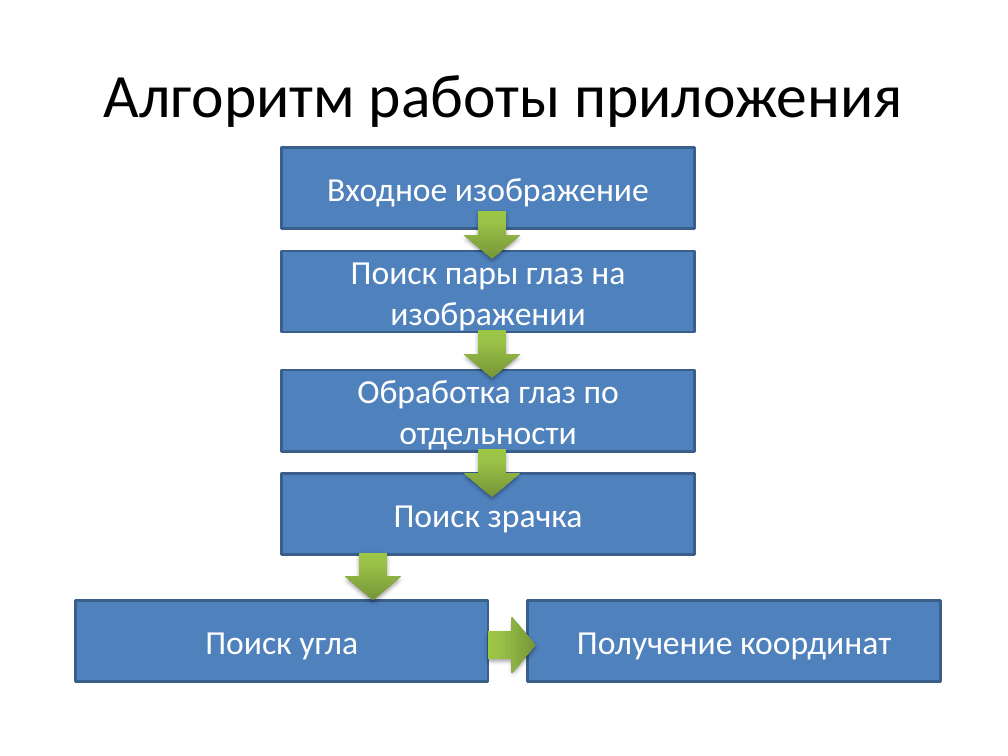
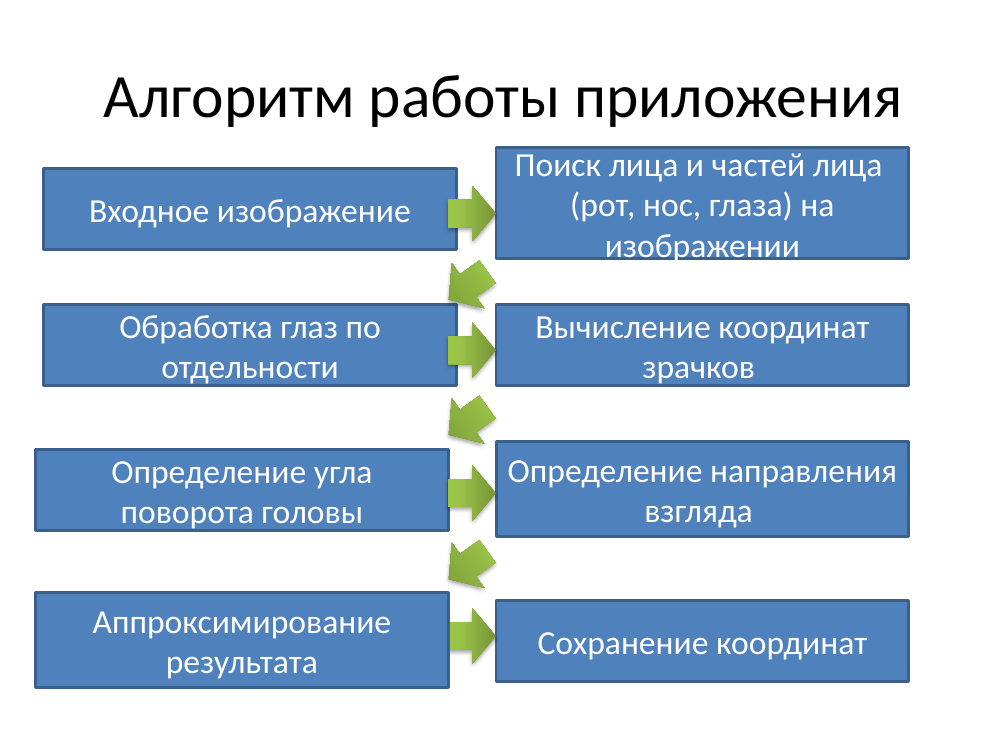
Before and after one commit to takentui/EyeWindowsController, a slide deck: slide 7 of Система альтернативного управления ПК.pptx. Drawn at 1008x756 pixels with LibreOffice and Linux fonts; fonts in the diff are those of the drawing. Boxes give left, top, right and bottom in pixels: in the first picture for what was removed or moved away, otherwise in the second. Text is boxed around its words. In the diff, an @@ line names an element or a change of style, - is before the commit and + after.

```diff
--- a/Система альтернативного управления ПК.pptx
+++ b/Система альтернативного управления ПК.pptx
@@ rectangle added at [496,148,909,259], fill #4F81BD, outline #3A5F8C 2 pt, 24 pt, text #FFFFFF @@
+Поиск лица и частей лица (рот, нос, глаза) на изображении
@@ rectangle "Входное изображение": place and size @@
-rectangle "Входное изображение" at [282,148,695,229]
+rectangle "Входное изображение" at [43,168,457,249]
@@ rotation 0 to 270 degrees in 3 elements at [449,323,496,378], [449,466,496,521], [449,185,496,241] @@
@@ rectangle removed at [282,251,695,332] @@
-Поиск пары глаз на изображении
@@ down arrow added at [433,249,504,322], fill gradient #779737 to #9BC348 to #9DC746 @@
@@ rectangle "Обработка глаз по отдельности": place and size @@
-rectangle "Обработка глаз по отдельности" at [282,370,695,451]
+rectangle "Обработка глаз по отдельности" at [43,304,457,385]
@@ rectangle added at [496,304,909,386], fill #4F81BD, outline #3A5F8C 2 pt, 24 pt, text #FFFFFF @@
+Вычисление координат зрачков
@@ down arrow added at [433,385,504,457], fill gradient #779737 to #9BC348 to #9DC746 @@
@@ rectangle added at [496,442,908,536], fill #4F81BD, outline #3A5F8C 2 pt, 24 pt, text #FFFFFF @@
+Определение направления взгляда
@@ rectangle added at [35,450,448,530], fill #4F81BD, outline #3A5F8C 2 pt, 24 pt, text #FFFFFF @@
+Определение угла поворота головы
@@ rectangle removed at [282,473,695,553] @@
-Поиск зрачка
@@ down arrow at [433,529,504,601]: rotation 0 to 54 degrees @@
@@ rectangle added at [35,593,448,687], fill #4F81BD, outline #3A5F8C 2 pt, 24 pt, text #FFFFFF @@
+Аппроксимирование результата
@@ rectangle removed at [76,600,488,680] @@
-Поиск угла
@@ down arrow: place and size @@
-down arrow at [488,617,535,672]
+down arrow at [449,608,496,663]
@@ rectangle "Сохранение координат": place and size @@
-rectangle "Сохранение координат" at [528,600,940,680]
+rectangle "Сохранение координат" at [496,600,909,680]
@@ text in rectangle at [538,632,867,660]: text changed @@
-Получение координат
+Сохранение координат
```
Also in this commit, not shown: 6 other slides changed, 1 slide added, 1 slide removed, 34 other files.
